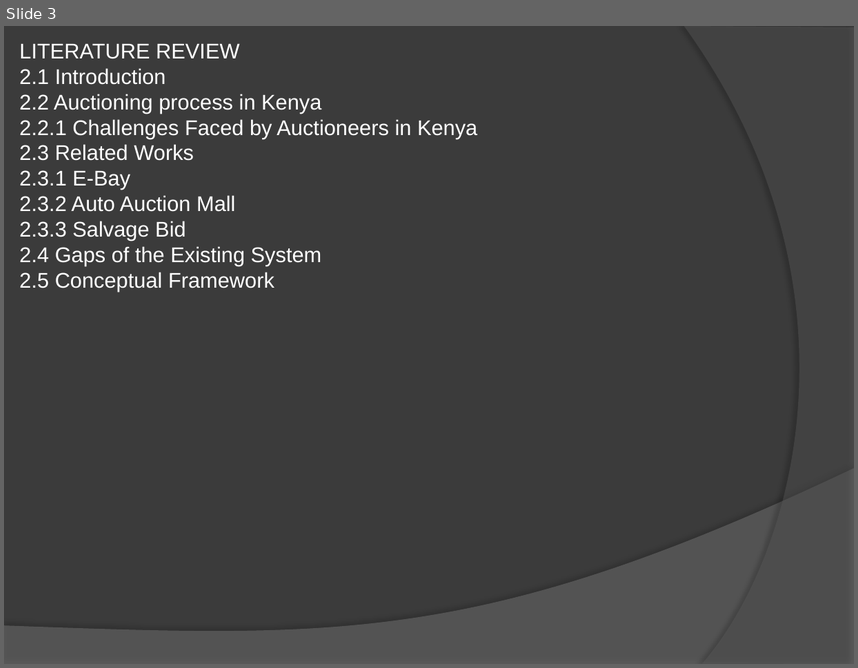
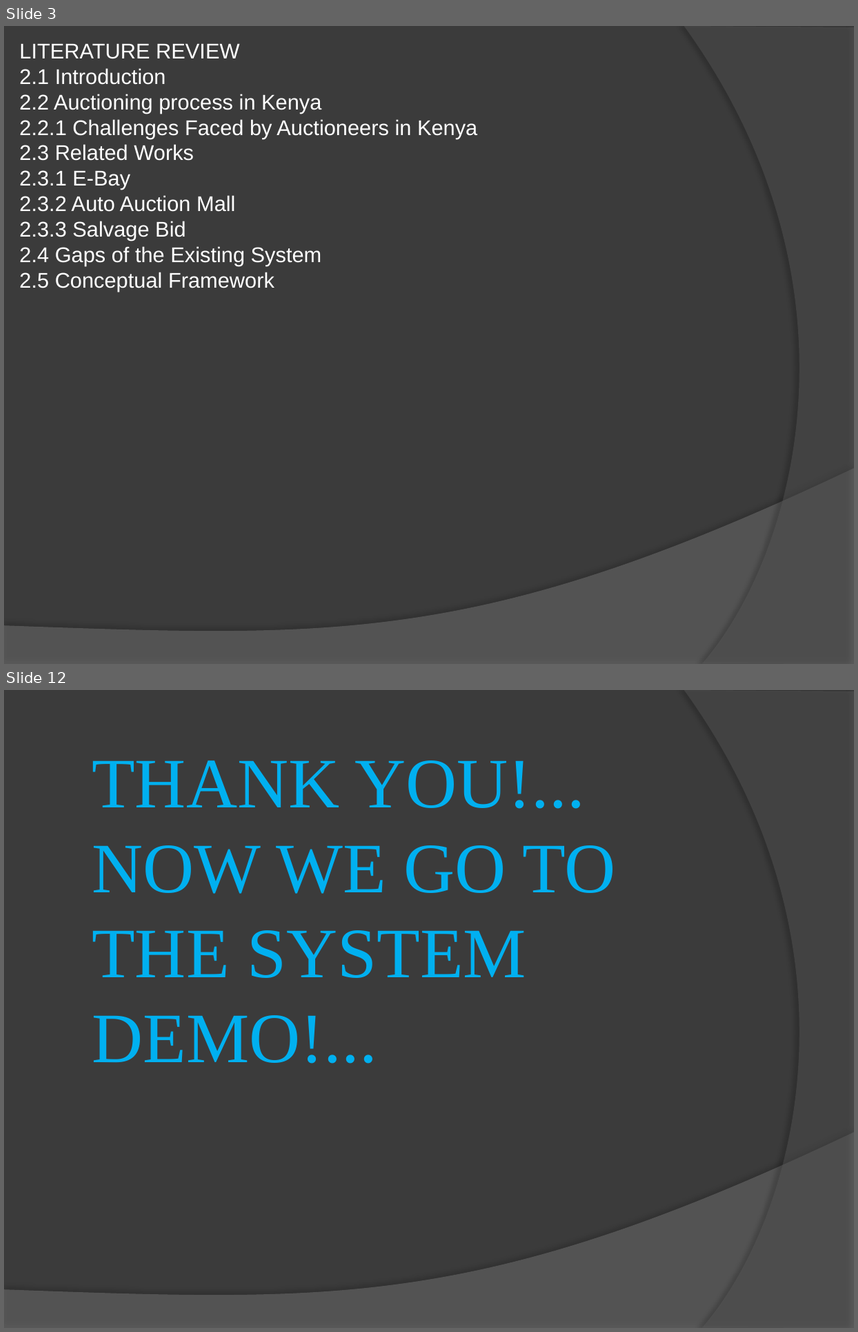
Before and after one commit to NickBwalley/Online-Car-Auctioning-System-Documentation, a slide deck: OCAS/Nicholas Bwalley_PowerPoint_122790.pptx. Shown one above the other, each under a label of ours: slide 3 before the commit, slides 3 and 12 after it; the slides between them are not shown. The pictures are 858x668 and 858x1332 pixels, drawn with LibreOffice and Linux fonts; fonts in the diff are those of the drawing. Boxes give left, top, right and bottom in pixels: in the first picture for what was removed or moved away, otherwise in the second. Text is boxed around its words. In the diff, an @@ line names an element or a change of style, - is before the commit and + after.

```diff
--- a/OCAS/Nicholas Bwalley_PowerPoint_122790.pptx
+++ b/OCAS/Nicholas Bwalley_PowerPoint_122790.pptx
@@ slide 12 added at (4,690,854,1328), background #3B3B3B; not listed: 2 template elements that a slide beside it also shows @@
@@ text added at (92,760,616,1063), 60 pt, text #00B0F0 @@
+THANK YOU!...
+NOW WE GO TO THE SYSTEM DEMO!...
```
Also in this commit, not shown: 1 slide changed, 6 other slides added, 5 slides removed.
